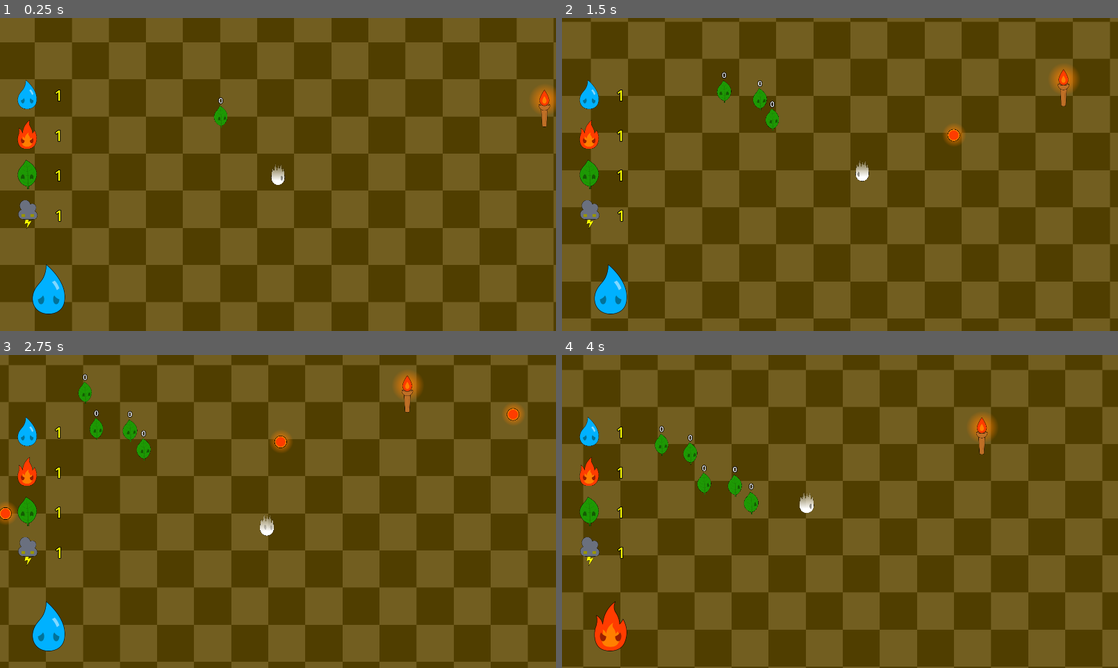
Above: before the commit, frames 1-4 (two rows, left to right).
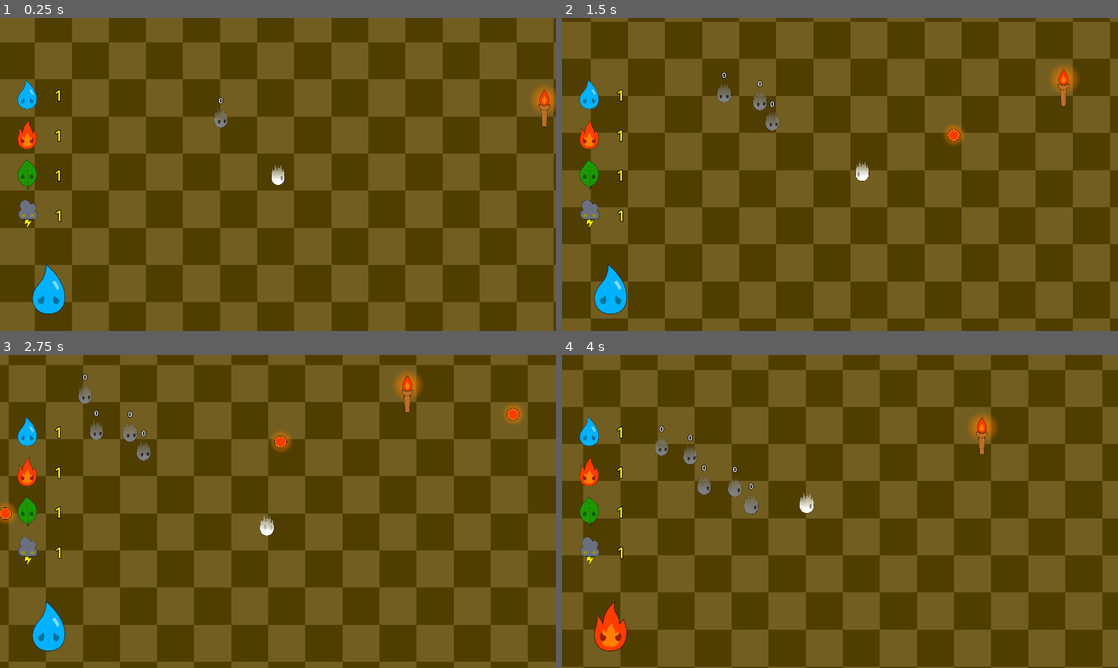
Above: after the commit, the same moments.

Repository: ICICLE-Studios/Soul-of-Nature
Game: Godot game, scene res://scenes/level.tscn
Same seed, same stepped clock (60 frames per second), same inputs: the game is played once before the commit and once after it.
Inputs (mouse positions are in pixels of both pictures, inside the frame that each line leads up to):
- Up to frame 1 (0.25 s): no input
- Up to frame 2 (1.5 s): move the mouse to (962, 158) at 0.52 s; hold Right (ui_right) 0.53-1.28 s; click (962, 158) at 0.6 s; tap F (spawn_enemy) at 0.8, 1.35 s; move the mouse to (728, 190) at 1.27 s; hold Down (ui_down) from 1.28 s (still down)
- Up to frame 3 (2.75 s): click (166, 527) at 1.55 s; move the mouse to (333, 442) at 2.02 s; release Down (ui_down) at 2.03 s; hold Right (ui_right) from 2.03 s (still down); click (333, 442) at 2.1 s; tap F (spawn_enemy) at 2.3 s
- Up to frame 4 (4 s): move the mouse to (812, 574) at 2.77 s; release Right (ui_right) at 2.78 s; hold Up (ui_up) 2.78-3.53 s; right-click (812, 574) at 2.85 s; click (812, 574) at 3.05 s; move the mouse to (1006, 558) at 3.52 s; hold Left (ui_left) from 3.53 s (still down); tap F (spawn_enemy) at 3.6 s

The runs differ from the first frame. In frame 1, 0.1% of the frame differs, in the area x 38-41%, y 28-36%; in frame 2, 0.4%; in frame 3, 0.5%; in frame 4, 0.7%, in the area x 16-36%, y 25-51%.

Commit message:
Added attack cooldowns
Reverted Soul Enemy stats from Plant stats to Neutral stats (was done for debugging purposes)
Removed obsolete Debug messages

Diff:
--- a/scenes/enemies/soul_enemy.tscn
+++ b/scenes/enemies/soul_enemy.tscn
@@ -1,7 +1,7 @@
 [gd_scene load_steps=9 format=3 uid="uid://08qf6t8vh2oh"]
 
 [ext_resource type="Script" path="res://scripts/enemies/enemy_controller.gd" id="1_vltg6"]
-[ext_resource type="Texture2D" uid="uid://hcb1mnvqicr8" path="res://sprites/characters/EnemyPlant/ElementsPlant1.png" id="2_p8x0i"]
+[ext_resource type="Texture2D" uid="uid://bnvsuvenhnaif" path="res://sprites/characters/EnemySoul/ElementsSoulEnemy1.png" id="2_rjyig"]
 
 [sub_resource type="CircleShape2D" id="CircleShape2D_kmxbj"]
 radius = 20.0
@@ -81,9 +81,6 @@
 motion_mode = 1
 wall_min_slide_angle = 0.0
 script = ExtResource("1_vltg6")
-enemy_element = 3
-enemy_folder_name = "EnemyPlant"
-enemy_file_name = "ElementsPlant"
 
 [node name="CollisionShape2D" type="CollisionShape2D" parent="."]
 shape = SubResource("CircleShape2D_kmxbj")
@@ -107,7 +104,7 @@
 
 [node name="Sprite" type="Sprite2D" parent="."]
 scale = Vector2(0.15, 0.15)
-texture = ExtResource("2_p8x0i")
+texture = ExtResource("2_rjyig")
 
 [node name="AnimationPlayer" type="AnimationPlayer" parent="Sprite"]
 libraries = {
--- a/scenes/level.tscn
+++ b/scenes/level.tscn
@@ -125,6 +125,24 @@
 [node name="CollisionShape2D" type="CollisionShape2D" parent="Player/Area2D"]
 shape = SubResource("CircleShape2D_oxssa")
 
+[node name="AttackCooldowns" type="Node2D" parent="Player"]
+
+[node name="FireballAttackCooldown" type="Timer" parent="Player/AttackCooldowns"]
+wait_time = 0.5
+one_shot = true
+
+[node name="WaterAttackCooldown" type="Timer" parent="Player/AttackCooldowns"]
+wait_time = 0.5
+one_shot = true
+
+[node name="PlantAttackCooldown" type="Timer" parent="Player/AttackCooldowns"]
+wait_time = 0.5
+one_shot = true
+
+[node name="ElectricAttackCooldown" type="Timer" parent="Player/AttackCooldowns"]
+wait_time = 0.5
+one_shot = true
+
 [node name="Map" type="Node2D" parent="."]
 unique_name_in_owner = true
 
--- a/scripts/enemies/enemy_controller.gd
+++ b/scripts/enemies/enemy_controller.gd
@@ -90,7 +90,6 @@
 
 
 func _make_path():
-	print(detection)
 	if detection:
 		nav_agent.target_position = detection.global_position
 	else:
@@ -127,10 +126,8 @@
 func _on_area_2d_body_entered(body):
 	if body.get_collision_layer() == 1:
 		detection = body
-		print("Entra jugador")
 
 
 func _on_area_2d_body_exited(body):
 	if body.get_collision_layer() == 1:
-		print("Sale jugador")
 		detection = null
--- a/scripts/player_controller.gd
+++ b/scripts/player_controller.gd
@@ -14,6 +14,10 @@
 
 @onready var sprite = $Sprite
 @onready var attack_group = %Attacks
+@onready var fireball_attack_cooldown : Timer = $AttackCooldowns/FireballAttackCooldown
+@onready var water_attack_cooldown : Timer = $AttackCooldowns/WaterAttackCooldown
+@onready var plant_attack_cooldown : Timer = $AttackCooldowns/PlantAttackCooldown
+@onready var electric_attack_cooldown : Timer = $AttackCooldowns/ElectricAttackCooldown
 
 # Load the corresponding Player Sprites
 @onready var look_down_sprite = load(SPRITE_PATH_BASE % "1")
@@ -33,6 +37,11 @@
 var current_plant_level = 1
 var current_electric_level = 1
 
+var fireball_attack_is_available = true
+var water_attack_is_available = true
+var plant_attack_is_available = true
+var electric_attack_is_available = true
+
 const ELEMENT_ROULETTE = [
 	GAME_ELEMENT.WATER,
 	GAME_ELEMENT.FIRE,
@@ -41,12 +50,48 @@
 ]
 
 
-func defeated_enemy():
-	print_debug("Defeated Enemy!")
-
-
 func _ready():
 	$Sprite/AnimationPlayer.play("player_idle")
+	fireball_attack_cooldown.timeout.connect(_fireball_attack_cooldown_ended)
+	water_attack_cooldown.timeout.connect(_water_attack_cooldown_ended)
+	plant_attack_cooldown.timeout.connect(_plant_attack_cooldown_ended)
+	electric_attack_cooldown.timeout.connect(_electric_attack_cooldown_ended)
+
+
+func _start_fireball_attack_cooldown():
+	fireball_attack_is_available = false
+	fireball_attack_cooldown.start()
+
+
+func _start_water_attack_cooldown():
+	water_attack_is_available = false
+	water_attack_cooldown.start()
+
+
+func _start_plant_attack_cooldown():
+	plant_attack_is_available = false
+	plant_attack_cooldown.start()
+
+
+func _start_electric_attack_cooldown():
+	electric_attack_is_available = false
+	electric_attack_cooldown.start()
+
+
+func _fireball_attack_cooldown_ended():
+	fireball_attack_is_available = true
+
+
+func _water_attack_cooldown_ended():
+	water_attack_is_available = true
+
+
+func _plant_attack_cooldown_ended():
+	plant_attack_is_available = true
+
+
+func _electric_attack_cooldown_ended():
+	electric_attack_is_available = true
 
 
 func _process(delta):
@@ -57,11 +102,15 @@
 		_attack()
 
 	if Input.is_action_just_pressed("spawn_enemy"):
-		var enemy = load("res://scenes/enemies/soul_enemy.tscn")
-		var instance = enemy.instantiate()
-		%Enemies.add_child(instance)
-		instance.player = %Player
-		print("hey yo")
+		_debug_spawn_enemy()
+
+
+func _debug_spawn_enemy():
+	var enemy = load("res://scenes/enemies/soul_enemy.tscn")
+	var instance = enemy.instantiate()
+	%Enemies.add_child(instance)
+	instance.player = %Player
+
 
 func _physics_process(_delta):
 	var horizontalInput = Input.get_axis("ui_left", "ui_right")
@@ -82,6 +131,7 @@
 
 
 func _level_up_element(element : GAME_ELEMENT, quantity : int) -> void:
+	# The Player has no Neutral Element attack or level.
 	if element == GAME_ELEMENT.NEUTRAL:
 		return
 
@@ -111,23 +161,30 @@
 
 func _attack():
 
-	if selected_element == GAME_ELEMENT.WATER:
+	if selected_element == GAME_ELEMENT.WATER and water_attack_is_available:
+		_water_attack()
+	elif selected_element == GAME_ELEMENT.FIRE and fireball_attack_is_available:
 		_fire_attack()
-	elif selected_element == GAME_ELEMENT.FIRE:
-		_fire_attack()
-	elif selected_element == GAME_ELEMENT.PLANT:
+	elif selected_element == GAME_ELEMENT.PLANT and plant_attack_is_available:
 		_plant_attack()
-	elif selected_element == GAME_ELEMENT.ELECTRIC:
-		_fire_attack()
+	elif selected_element == GAME_ELEMENT.ELECTRIC and electric_attack_is_available:
+		_electric_attack()
+
+
+func _water_attack():
+	_start_water_attack_cooldown()
+	_fire_attack() # TODO Water attack
 
 
 func _fire_attack():
+	_start_fireball_attack_cooldown()
 	var fireball_instance = PLAYER_FIREBALL_SCENE.instantiate()
 	fireball_instance.position = position
 	attack_group.add_child(fireball_instance)
 
 
 func _plant_attack():
+	_start_plant_attack_cooldown()
 	var space_state = get_world_2d().direct_space_state
 	var query = PhysicsRayQueryParameters2D.create(position, get_global_mouse_position())
 	var result = space_state.intersect_ray(query)
@@ -139,6 +196,11 @@
 	var plant_instance = PLAYER_PLANT_SCENE.instantiate()
 	plant_instance.position = target_attack_location
 	attack_group.add_child(plant_instance)
+
+
+func _electric_attack():
+	_start_electric_attack_cooldown()
+	_fire_attack() # TODO: Electric attack
 
 
 func look_at_target_direction():
